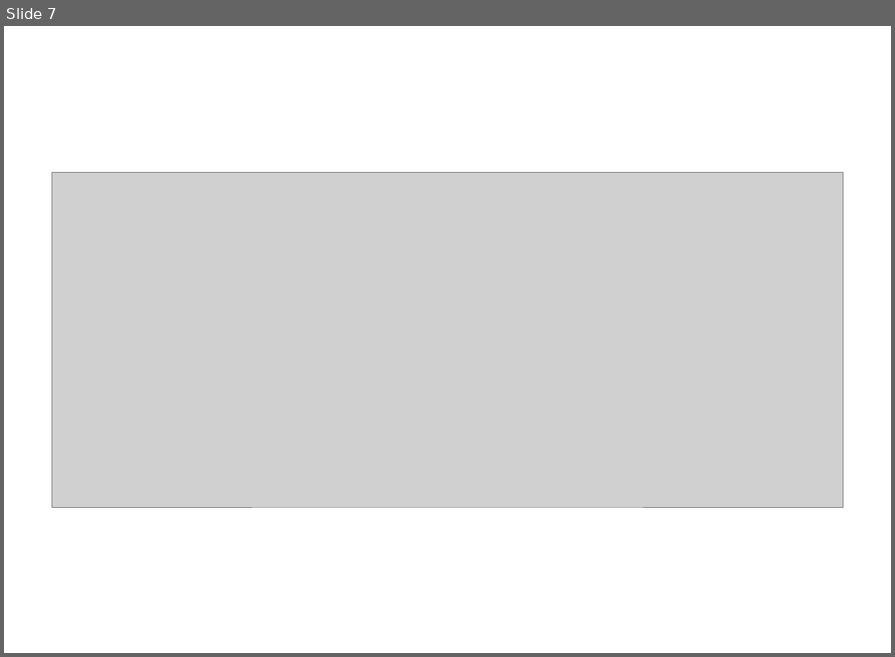
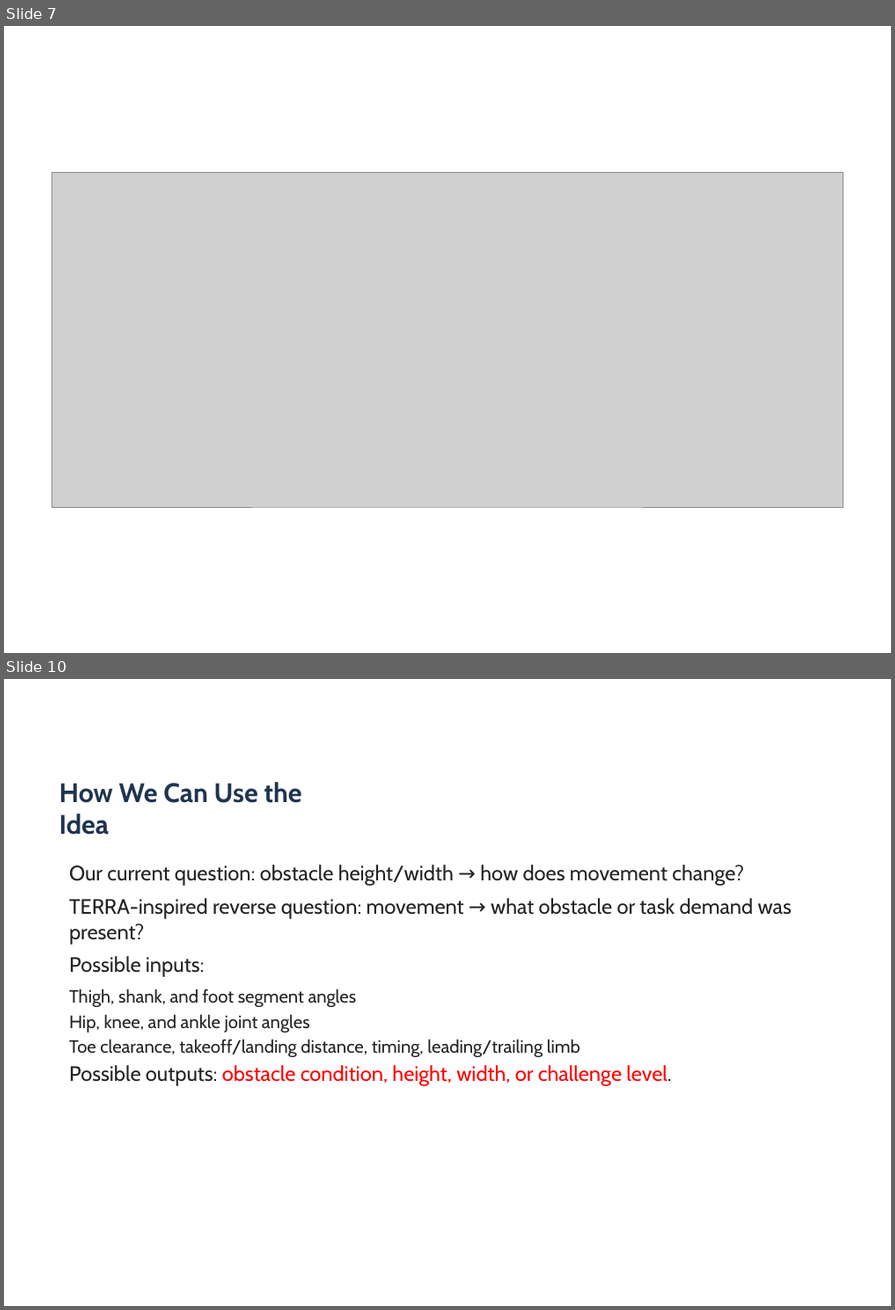
Before and after one commit to ehsansharafianm/imu-obstacle-crossing-analysis, a slide deck: Presentations/26-10-26-group-meeting-statistical-analysis-101-109.pptx. Shown one above the other, each under a label of ours: slide 7 before the commit, slides 7 and 10 after it; the slides between them are not shown. The pictures are 895x657 and 895x1310 pixels, drawn with LibreOffice and Linux fonts; fonts in the diff are those of the drawing; grey boxes stand for pictures. Boxes give left, top, right and bottom in pixels: in the first picture for what was removed or moved away, otherwise in the second. Text is boxed around its words. In the diff, an @@ line names an element or a change of style, - is before the commit and + after.

```diff
--- a/Presentations/26-10-26-group-meeting-statistical-analysis-101-109.pptx
+++ b/Presentations/26-10-26-group-meeting-statistical-analysis-101-109.pptx
@@ slide 10 added at box(4, 679, 891, 1306), background #FFFFFF @@
@@ text added at box(59, 782, 302, 835), 36 pt, text #1F344F, bold @@
+How We Can Use the Idea
@@ text added at box(69, 865, 792, 1086), 28 pt, text #232323 @@
+Our current question: obstacle height/width → how does movement change?
+TERRA-inspired reverse question: movement → what obstacle or task demand was present?
+Possible inputs:
+  Thigh, shank, and foot segment angles
+  Hip, knee, and ankle joint angles
+  Toe clearance, takeoff/landing distance, timing, leading/trailing limb
+Possible outputs: obstacle condition, height, width, or challenge level.
```
Also in this commit, not shown: 3 other slides added, 18 other files.
